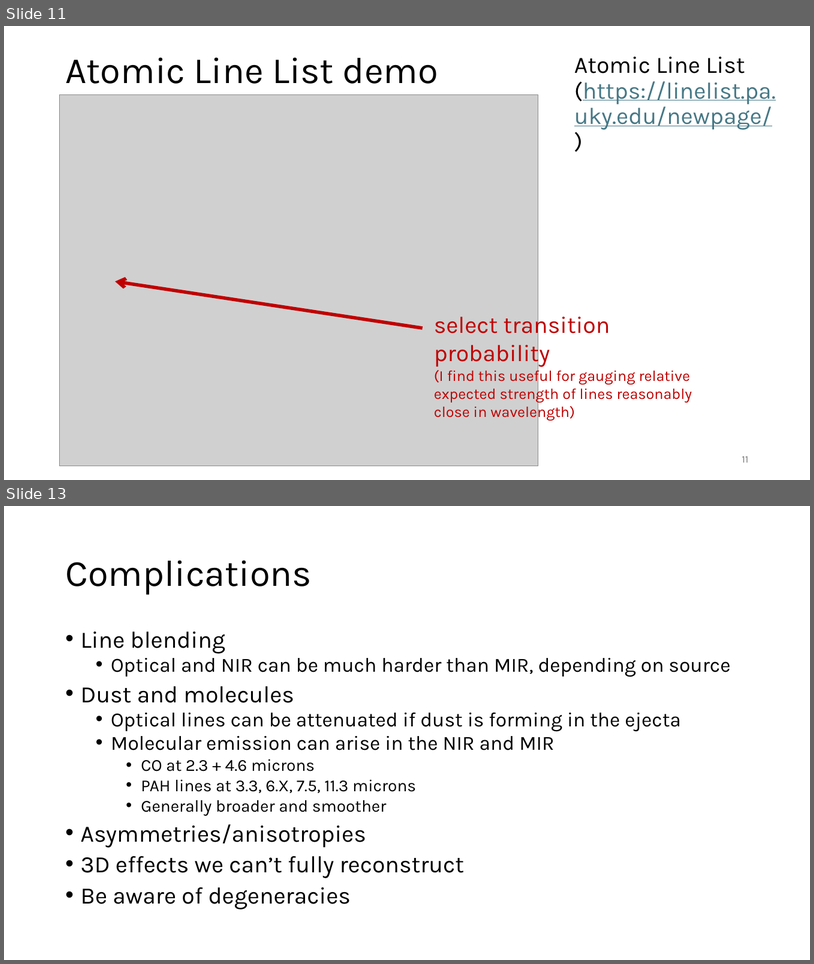
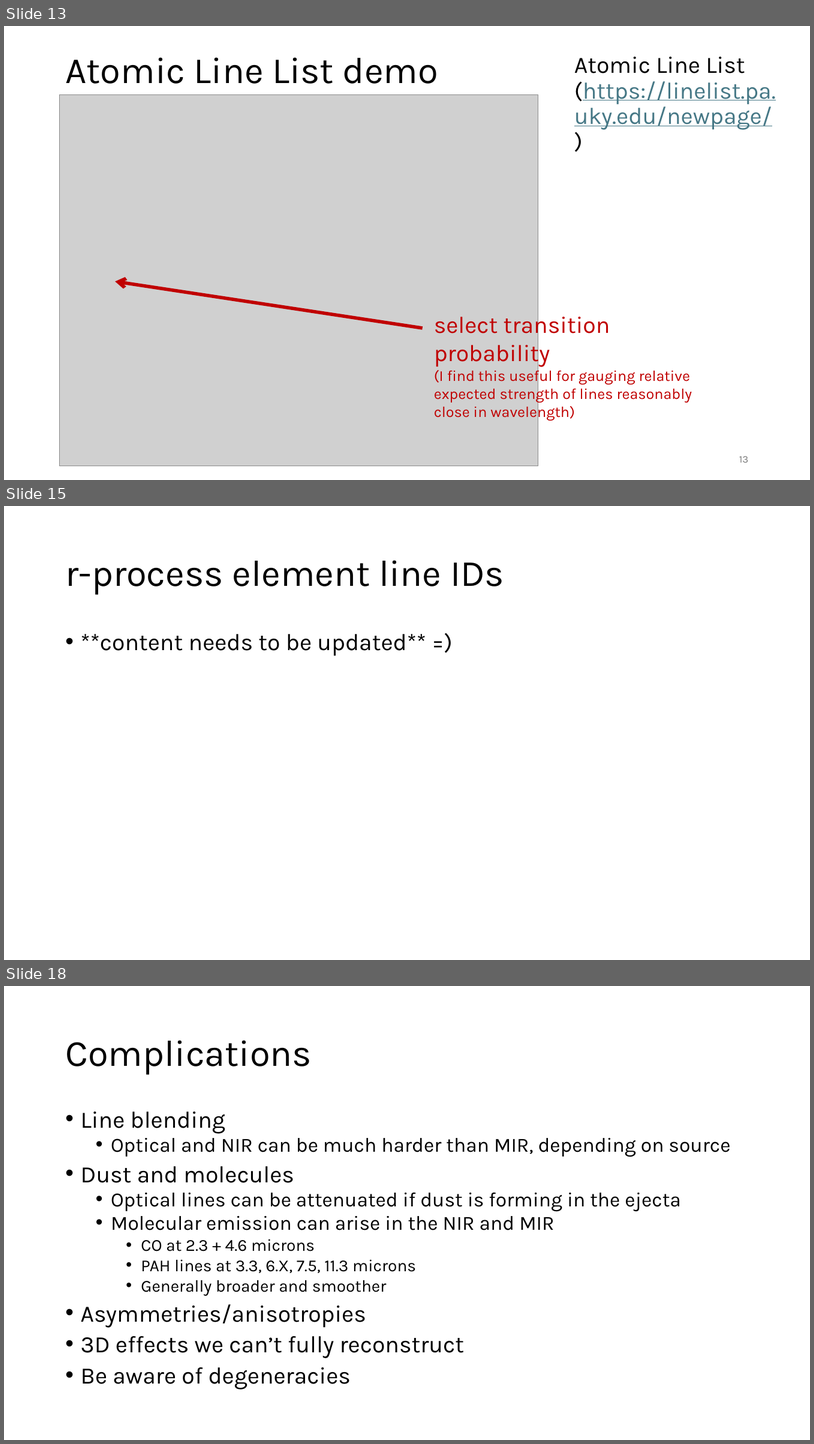
Before and after one commit to lindseykwok/AstroNuc2026_practical_session, a slide deck: practical_session_slides.pptx. Shown one above the other, each under a label of ours: slides 11 and 13 before the commit, slides 13, 15 and 18 after it; the slides between them are not shown. The pictures are 814x964 and 814x1444 pixels, drawn with LibreOffice and Linux fonts; fonts in the diff are those of the drawing; grey boxes stand for pictures. Boxes give left, top, right and bottom in pixels: in the first picture for what was removed or moved away, otherwise in the second. Text is boxed around its words. In the diff, an @@ line names an element or a change of style, - is before the commit and + after.

```diff
--- a/practical_session_slides.pptx
+++ b/practical_session_slides.pptx
@@ slide 15 added at [4,506,810,960], background #FFFFFF @@
@@ title added at [65,560,504,595], 44 pt, text #000000 @@
+r-process element line IDs
@@ text added at [81,634,426,656], 28 pt, text #000000 @@
+• **content needs to be updated** =)
@@ what was slide 11 is now slide 13 @@
@@ page number at [740,456,749,462]: text changed @@
-11
+13
@@ what was slide 13 is now slide 18 @@
```
Also in this commit, not shown: 2 slides changed, 5 other slides added, 1 slide removed, 2 other files.
